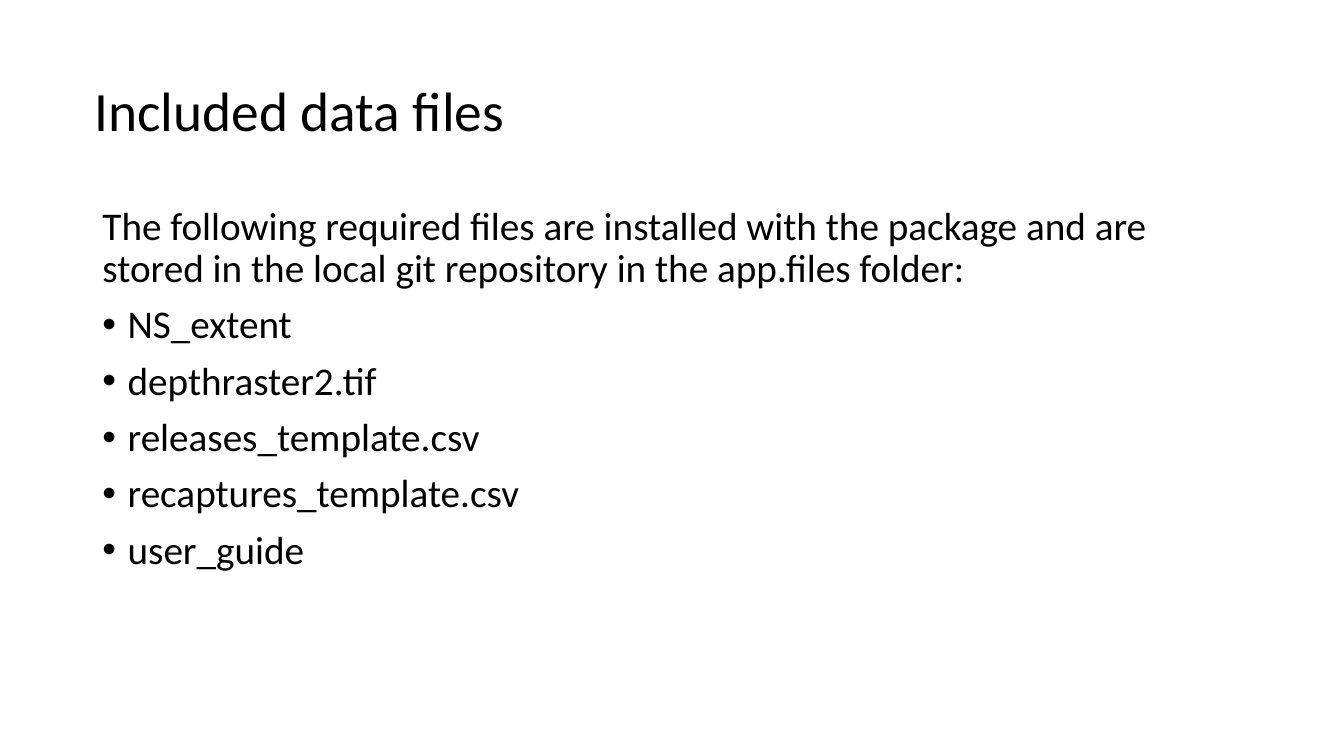
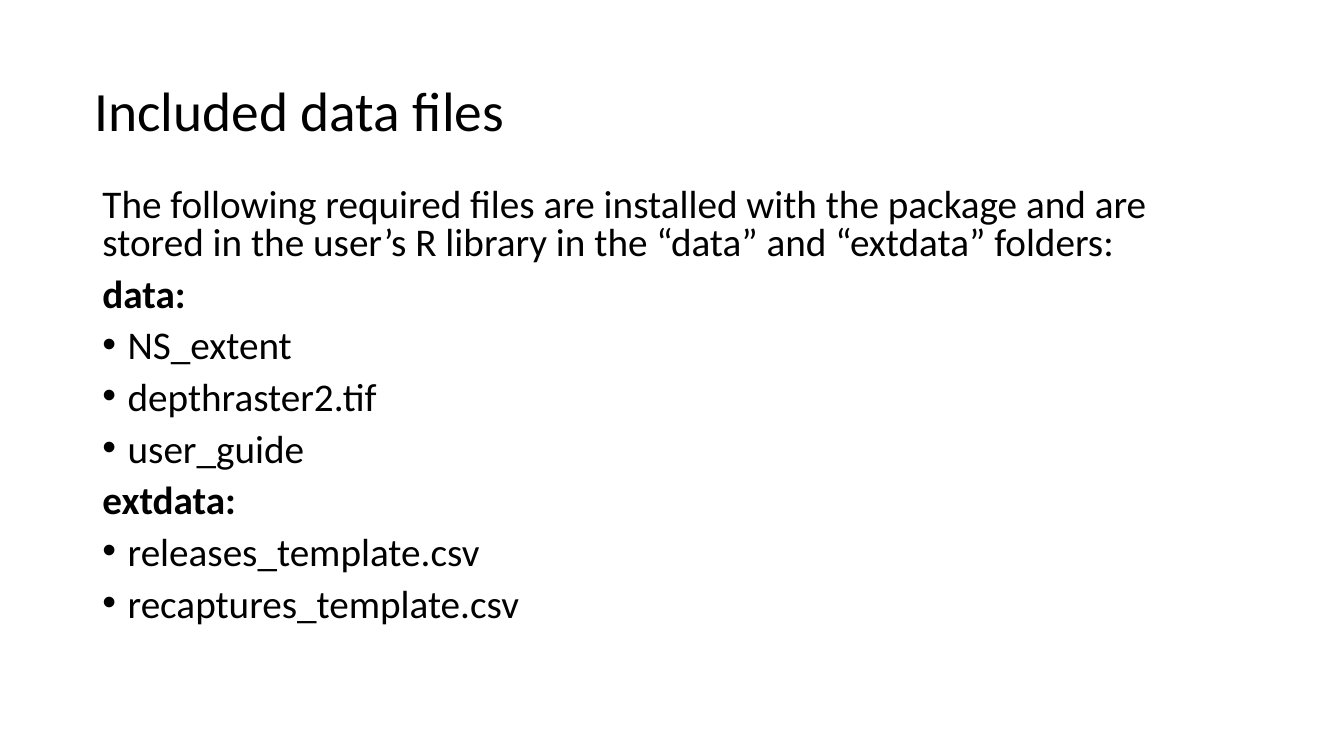
Before and after one commit to LobsterScience/LobTag2, a slide deck: slide 5 of data/user_guide.pptx. Drawn at 1344x756 pixels with LibreOffice and Linux fonts; fonts in the diff are those of the drawing. Boxes give left, top, right and bottom in pixels: in the first picture for what was removed or moved away, otherwise in the second. Text is boxed around its words. In the diff, an @@ line names an element or a change of style, - is before the commit and + after.

```diff
--- a/data/user_guide.pptx
+++ b/data/user_guide.pptx
@@ text "The following required files are ..." moved from (x1=102, y1=212, x2=1146, y2=571) to (x1=102, y1=190, x2=1146, y2=625) @@
@@ text at (x1=102, y1=190, x2=1146, y2=309): text changed @@
-The following required files are installed with the package and are stored in the local git repository in the app.files folder:
+The following required files are installed with the package and are stored in the user’s R library in the “data” and “extdata” folders:
+data:
@@ text at (x1=128, y1=333, x2=519, y2=625): line spacing 0.9 to 0.8 @@
@@ text at (x1=102, y1=435, x2=304, y2=515): paragraphs added @@
+• user_guide
+extdata:
@@ text at (x1=128, y1=536, x2=304, y2=571): paragraph removed @@
-• user_guide
```
Also in this commit, not shown: 4 other files.
